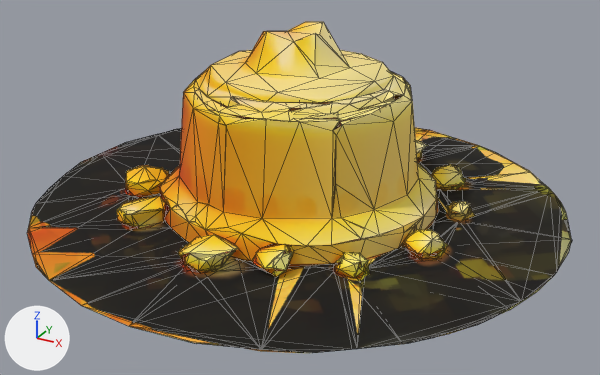
Before and after pictures for a commit that changed the FBX model Assets/Generated/food_pile_small.fbx.
One viewpoint serves both versions: a camera (50 mm lens) standing at (0.422, -0.766, 0.406) and looking at (0.015, -0.026, 0.036). Arrows for +X, +Y and +Z are at lower left; the lights stay in place. The picture after the commit comes second. Mesh edges are drawn as thin lines. Vertices at exactly the same position are counted once.

Objects in the first picture: 'food_pile_small'.
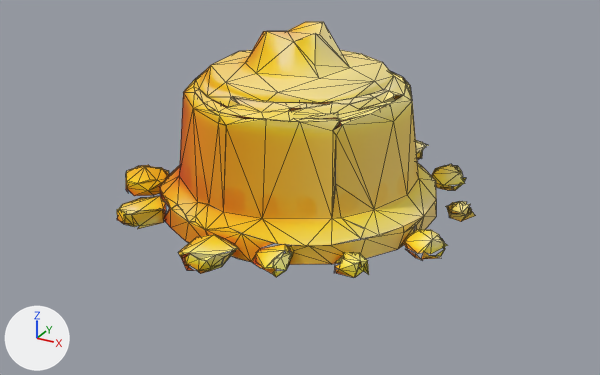
What differs and where, as boxes [x1, y1, x2, y2] in the pictures (600 x 375 px):
'food_pile_small', reshaped (34% narrower, 23% shorter): before [27, 22, 573, 353]; after [117, 22, 476, 278]
part 1 of me_mesh_0_153, deleted: before [28, 129, 573, 353]
part 2 of me_mesh_0_153, deleted: before [27, 128, 571, 353]

The edits, one by one:
me_mesh_0_153 is used by ob_food_pile_small; location (0.0, 0.0, 0.0).
me_mesh_0_153 had 1251 vertices, 1200 faces and spanned x -0.3..0.3, y -0.301..0.3, z -0.002..0.209.
me_mesh_0_153 now has 970 vertices, 897 faces and spans x -0.199..0.193, y -0.204..0.209, z 0.004..0.209.
me_mesh_0_153 part 1: the loose piece of 175 vertices spanning x -0.3..0.3, y -0.301..0.3, z 0.003..0.011 is deleted.
me_mesh_0_153 part 2: the loose piece of 83 vertices spanning x -0.3..0.3, y -0.301..0.3, z -0.002..0.008 is deleted.
Other edits to the shape of me_mesh_0_153 do not show in these pictures.
